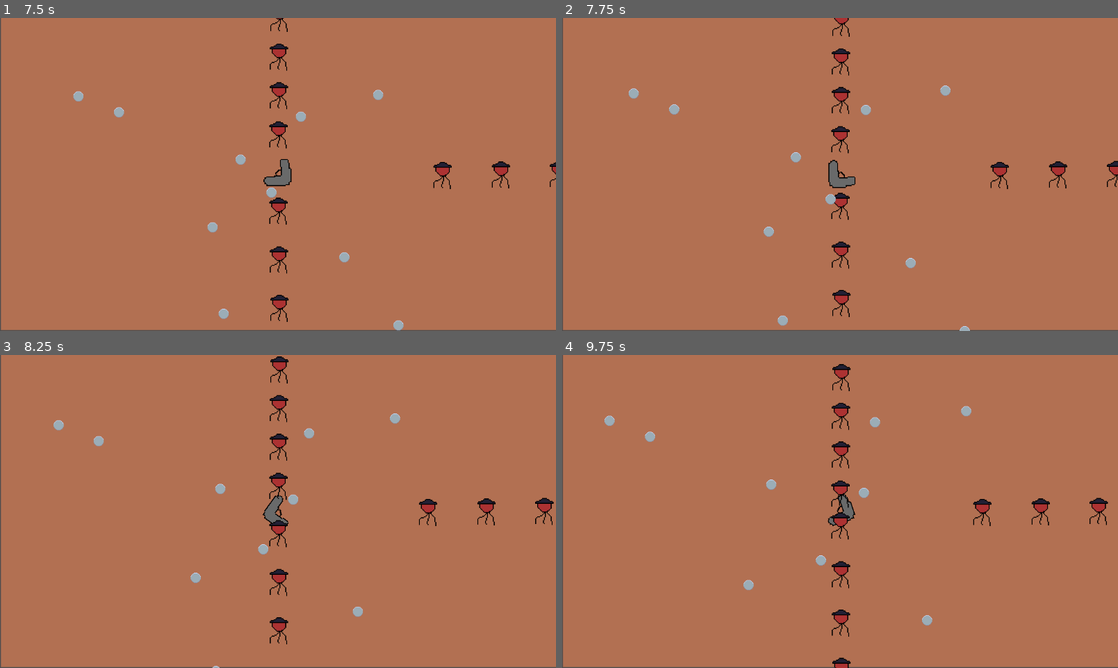
Above: before the commit, frames 1-4 (two rows, left to right).
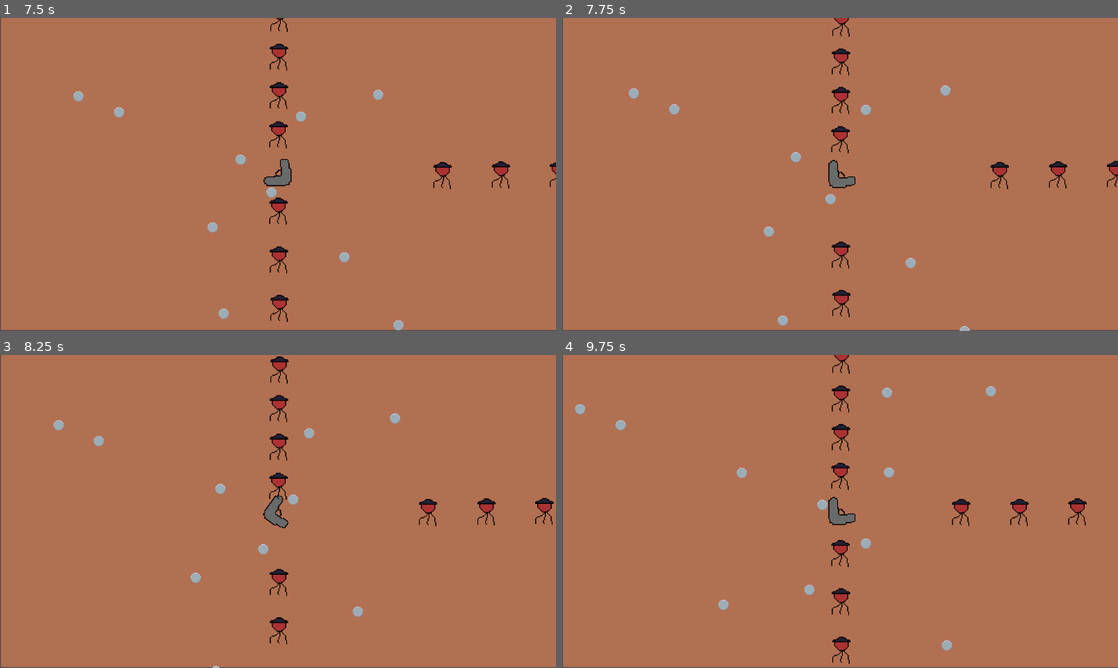
Above: after the commit, the same moments.

Repository: Guigo-dev/JuniperGameJam
Game: Godot game, scene res://Scenes/FasePrincipal.tscn
Two runs of this game, one before a commit and one after it. Both use one fixed random seed, a clock stepped at 60 frames per second and the inputs below.
Inputs:
- Up to frame 1 (7.5 s): hold Right (Direita) 0.53-1.28 s; tap Space (atirar) every 0.75 s from 0.6 to 7.35 s; hold Left (Esquerda) 1.28-2.03 s; hold Right (Direita) 2.03-3.53 s; hold Left (Esquerda) 3.53-5.78 s; hold Right (Direita) from 5.78 s (still down)
- Up to frame 2 (7.75 s): keep holding Right (Direita)
- Up to frame 3 (8.25 s): release Right (Direita) at 8.03 s; hold Left (Esquerda) from 8.03 s (still down); tap Space (atirar) at 8.1 s
- Up to frame 4 (9.75 s): tap Space (atirar) at 8.85, 9.6 s; release Left (Esquerda) at 9.53 s; hold Right (Direita) from 9.53 s (still down)

Frame 1 is identical in both runs. In frame 2, 0.1% of the frame differs, in the area x 48-52%, y 55-65%; in frame 3, 0.1%; in frame 4, 3.9%, in the area x 2-99%, y 0-100%.

Commit message:
balao morte

Diff:
--- a/Scenes/Bala.tscn
+++ b/Scenes/Bala.tscn
@@ -17,3 +17,5 @@
 
 [node name="CollisionShape2D" type="CollisionShape2D" parent="." unique_id=1515817716]
 shape = SubResource("CircleShape2D_3tbbd")
+
+[connection signal="area_entered" from="." to="." method="_on_area_entered"]
--- a/Scenes/Balao.tscn
+++ b/Scenes/Balao.tscn
@@ -27,3 +27,4 @@
 metadata/_custom_type_script = "uid://dj8j1pu2ilxua"
 
 [connection signal="area_entered" from="." to="." method="_on_area_entered"]
+[connection signal="died" from="HealthComponent" to="." method="_on_health_component_died"]
--- a/Scripts/arma.gd
+++ b/Scripts/arma.gd
@@ -5,6 +5,8 @@
 @onready var bulletCooldown := $Timer
 var direction = 1
 
+func _ready() -> void:
+	add_to_group("arma")
 
 func _physics_process(delta: float) -> void:
 	if(Input.is_action_pressed("Direita")):
@@ -22,6 +24,7 @@
 
 func _on_area_entered(area: Area2D) -> void:
 	if(area.is_in_group("enemy")):
+		print("acertou")
 		healthComponent.updateLP(-1)
 	if(area.is_in_group("lifeGainer")):
 		healthComponent.updateLP(1)
--- a/Scripts/bala.gd
+++ b/Scripts/bala.gd
@@ -9,3 +9,6 @@
 func _process(delta: float) -> void:
 	direction = global_position.direction_to(target.global_position)
 	global_position += direction * speed * delta * -1
+
+func _ready() -> void:
+	add_to_group("bala")
--- a/Scripts/balao.gd
+++ b/Scripts/balao.gd
@@ -19,3 +19,11 @@
 		healthComponent.updateLP(-1)
 	if(area.is_in_group("lifeGainer")):
 		healthComponent.updateLP(1)
+	if(area.is_in_group("arma")):
+		healthComponent.updateLP(1)
+		queue_free()
+
+
+
+func _on_health_component_died() -> void:
+	queue_free()
--- a/project.godot
+++ b/project.godot
@@ -46,6 +46,7 @@
 
 [rendering]
 
+textures/canvas_textures/default_texture_filter=0
 rendering_device/driver.windows="d3d12"
 renderer/rendering_method="gl_compatibility"
 renderer/rendering_method.mobile="gl_compatibility"
Renamed: Scenes/vida.tscn -> Scenes/HealthComponent.tscn
